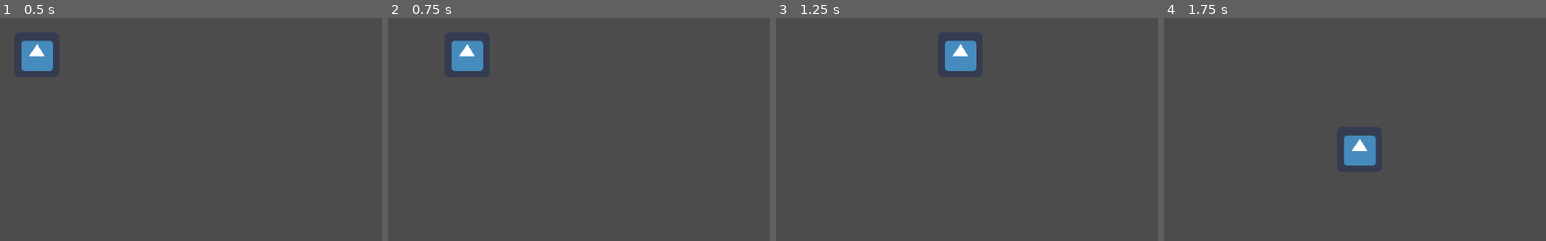
Above: before the commit, frames 1-4 (left to right).
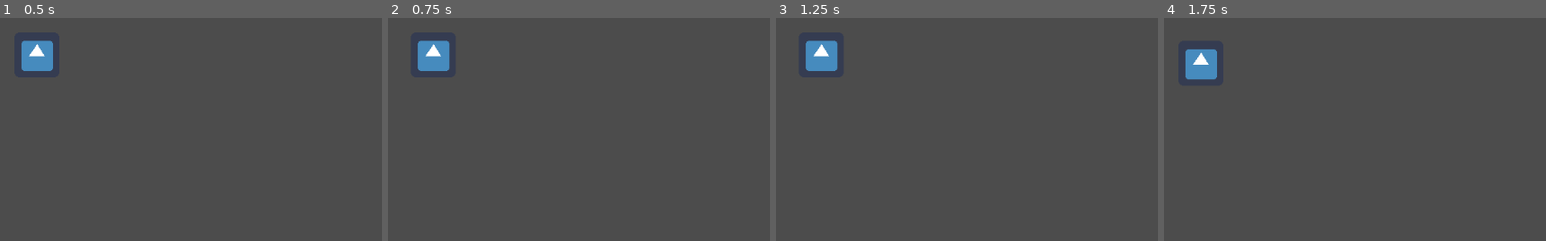
Above: after the commit, the same moments.

Repository: Jimmy-s-Test-Site/20210514_godot_wild
Game: Godot game, scene res://Scenes/Main.tscn
The game is run twice, just before and just after one commit, with the same random seed, the same clock (stepped at 60 frames per second) and the same inputs. The engine's default icon, where the game draws it, is replaced by a stand-in: a white triangle on a blue panel in a dark square.
Inputs (mouse positions are in pixels of both pictures, inside the frame that each line leads up to):
- Up to frame 1 (0.5 s): no input
- Up to frame 2 (0.75 s): tap Enter at 0.5 s; move the mouse to (582, 33) at 0.52 s; hold D (move_right) from 0.53 s (still down); click (582, 33) at 0.6 s
- Up to frame 3 (1.25 s): keep holding D (move_right)
- Up to frame 4 (1.75 s): move the mouse to (outside the picture) at 1.27 s; release D (move_right) at 1.28 s; hold S (move_down) from 1.28 s (still down); click (outside the picture) at 1.35 s

Frame 1 is identical in both runs. In frame 2, 2.3% of the frame differs, in the area x 7-25%, y 10-24%; in frame 3, 2.3%; in frame 4, 2.3%.

Commit message:
Adds Player Camera

Diff:
--- a/Developers/Lilou/Scenes/Player/Player.tscn
+++ b/Developers/Lilou/Scenes/Player/Player.tscn
@@ -22,17 +22,17 @@
 #	pass
 "
 
-[sub_resource type="RectangleShape2D" id=1]
+[sub_resource type="RectangleShape2D" id=2]
 extents = Vector2( 32, 32 )
 
 [node name="Player" type="KinematicBody2D"]
 script = ExtResource( 2 )
 
 [node name="Spell" type="Node2D" parent="."]
-script = SubResource( 2 )
+position = Vector2( 50, 0 )
+script = SubResource( 1 )
 
 [node name="SpellRayCast" type="RayCast2D" parent="Spell"]
-position = Vector2( 100, 0 )
 enabled = true
 cast_to = Vector2( 0, 0 )
 
@@ -45,4 +45,12 @@
 texture = ExtResource( 1 )
 
 [node name="CollisionShape2D" type="CollisionShape2D" parent="."]
-shape = SubResource( 1 )
+shape = SubResource( 2 )
+
+[node name="Camera2D" type="Camera2D" parent="."]
+current = true
+process_mode = 0
+smoothing_enabled = true
+smoothing_speed = 25.0
+
+[node name="Tween" type="Tween" parent="Camera2D"]
Not shown: 1 places in Developers/Lilou/Scenes/Player/Player.tscn that only renumber resources
